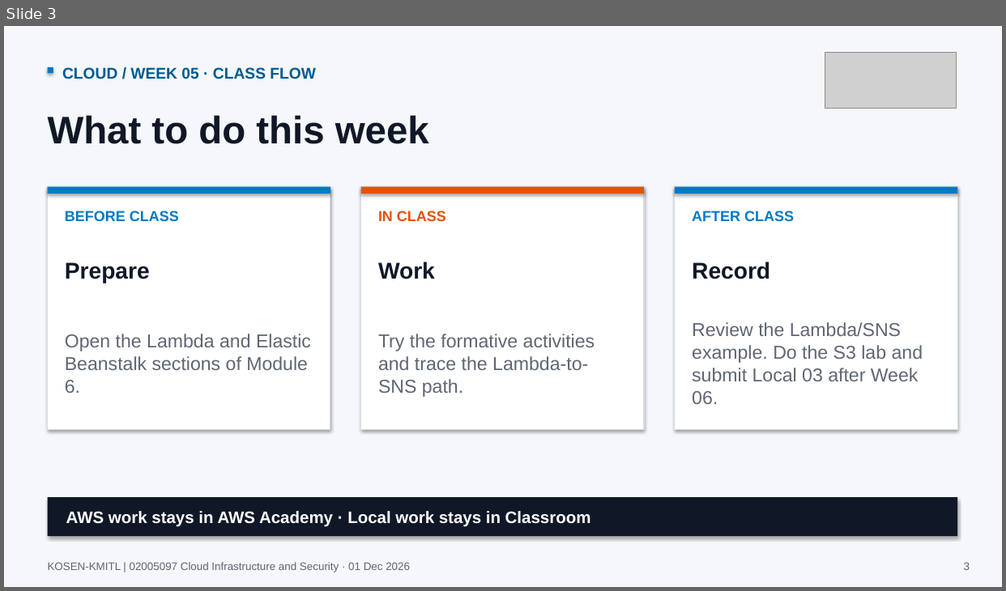
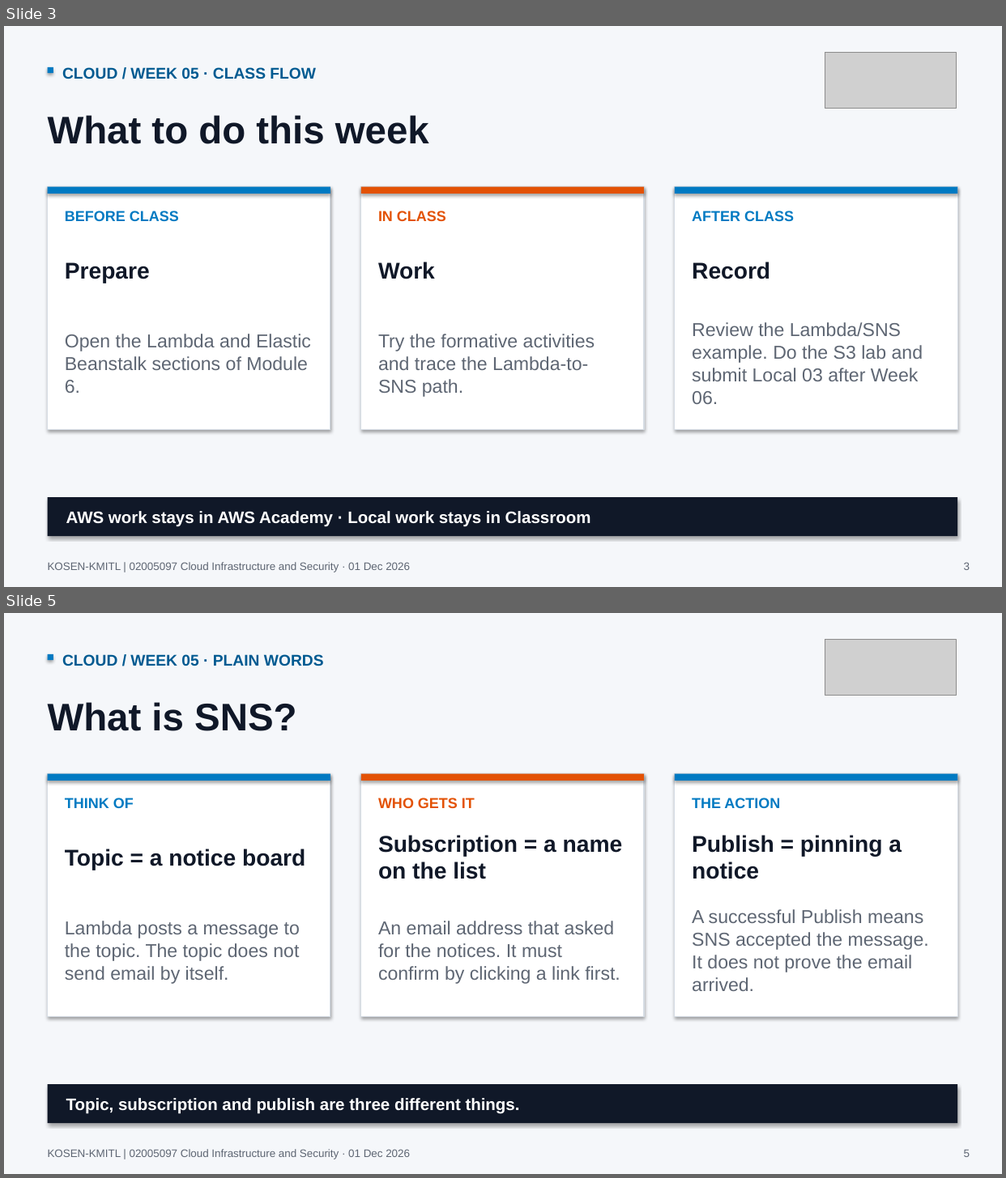
Before and after one commit to nutthakorn7/cloud-infrastructure-security, a slide deck: slides/weekly-bridges/output/Week05_Cloud_Course_Bridge.pptx. Shown one above the other, each under a label of ours: slide 3 before the commit, slides 3 and 5 after it; the slides between them are not shown. The pictures are 1006x591 and 1006x1178 pixels, drawn with LibreOffice and Linux fonts; fonts in the diff are those of the drawing; grey boxes stand for pictures. Boxes give left, top, right and bottom in pixels: in the first picture for what was removed or moved away, otherwise in the second. Text is boxed around its words. In the diff, an @@ line names an element or a change of style, - is before the commit and + after.

```diff
--- a/slides/weekly-bridges/output/Week05_Cloud_Course_Bridge.pptx
+++ b/slides/weekly-bridges/output/Week05_Cloud_Course_Bridge.pptx
@@ slide 5 added at <box>4,613,1002,1174</box>, background #F5F7FA @@
@@ rectangle added at <box>48,654,53,660</box>, fill #007AC2 @@
@@ text added at <box>62,654,324,666</box>, 15 pt, text #005A91, bold @@
+CLOUD / WEEK 05 · PLAIN WORDS
@@ picture added at <box>825,639,957,696</box> @@
@@ text added at <box>48,702,296,731</box>, 37 pt, text #101828, bold @@
+What is SNS?
@@ rectangle added at <box>48,774,330,1017</box>, fill #FFFFFF, outline #D5DCE4 0.8 pt @@
@@ rectangle added at <box>48,774,330,781</box>, fill #007AC2 @@
@@ rectangle added at <box>361,774,644,1017</box>, fill #FFFFFF, outline #D5DCE4 0.8 pt @@
@@ rectangle added at <box>361,774,644,781</box>, fill #E35205 @@
@@ rectangle added at <box>675,774,957,1017</box>, fill #FFFFFF, outline #D5DCE4 0.8 pt @@
@@ rectangle added at <box>675,774,957,781</box>, fill #007AC2 @@
@@ text added at <box>65,798,134,808</box>, 14 pt, text #007AC2, bold @@
+THINK OF
@@ text added at <box>378,798,475,808</box>, 14 pt, text #E35205, bold @@
+WHO GETS IT
@@ text added at <box>692,798,780,808</box>, 14 pt, text #007AC2, bold @@
+THE ACTION
@@ text added at <box>65,849,305,871</box>, 22 pt, text #101828, bold @@
+Topic = a notice board
@@ text added at <box>378,835,623,879</box>, 22 pt, text #101828, bold @@
+Subscription = a name on the list
@@ text added at <box>692,835,901,879</box>, 22 pt, text #101828, bold @@
+Publish = pinning a notice
@@ text added at <box>65,921,300,984</box>, 18 pt, text #5E6673 @@
+Lambda posts a message to the topic. The topic does not send email by itself.
@@ text added at <box>378,921,620,984</box>, 18 pt, text #5E6673 @@
+An email address that asked for the notices. It must confirm by clicking a link first.
@@ text added at <box>692,909,929,991</box>, 18 pt, text #5E6673 @@
+A successful Publish means SNS accepted the message. It does not prove the email arrived.
@@ rectangle added at <box>48,1084,957,1123</box>, fill #101828 @@
@@ text added at <box>66,1098,520,1114</box>, 16 pt, text #FFFFFF, bold @@
+Topic, subscription and publish are three different things.
@@ text added at <box>48,1149,410,1160</box>, 10.5 pt, text #5E6673 @@
+KOSEN-KMITL | 02005097 Cloud Infrastructure and Security · 01 Dec 2026
@@ text added at <box>964,1150,970,1157</box>, 10.5 pt, text #5E6673 @@
+5
```
Also in this commit, not shown: 2 other slides added, 2 other files.
